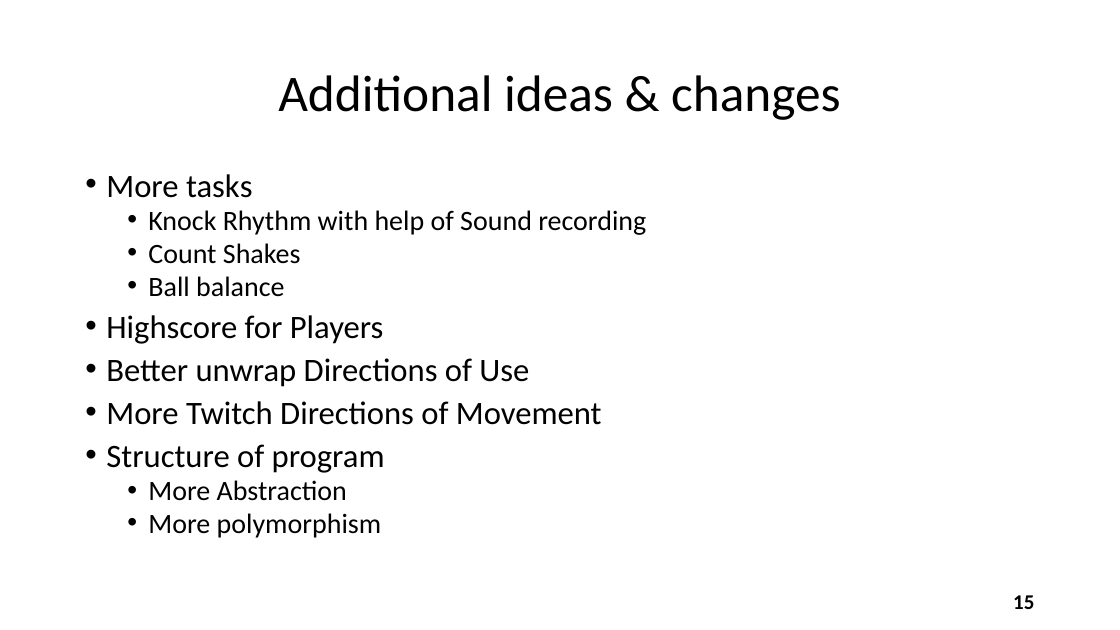
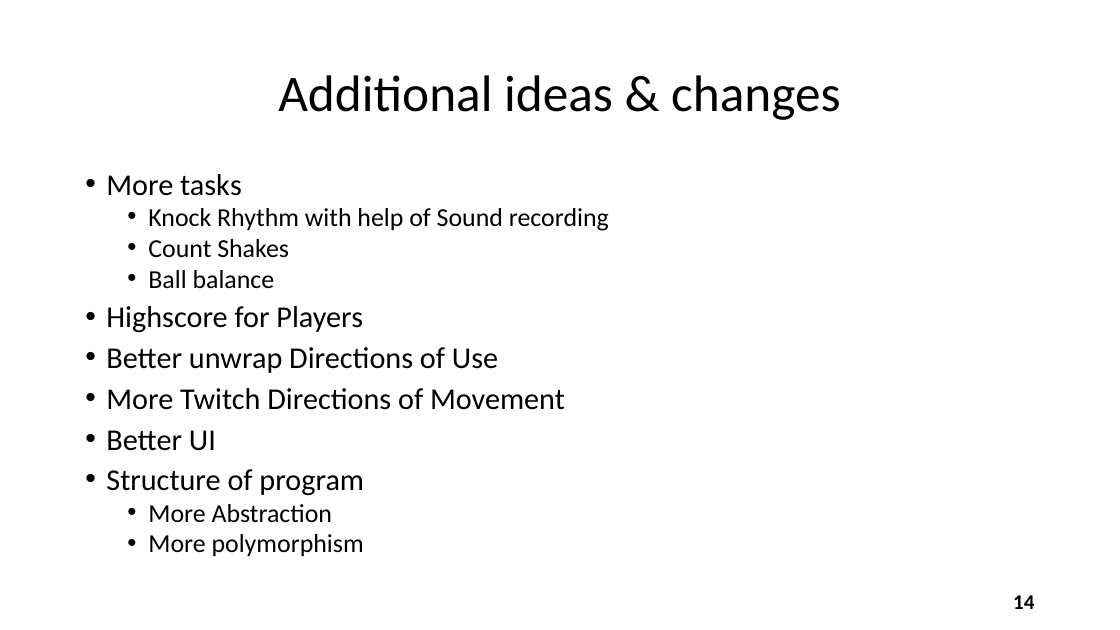
Before and after one commit to lukgav/ios-ar, a slide deck: slide 14 of projectPresentation/WatchOut Presentation.pptx (slide 15 before the commit). Drawn at 1120x630 pixels with LibreOffice and Linux fonts; fonts in the diff are those of the drawing. Boxes give left, top, right and bottom in pixels: in the first picture for what was removed or moved away, otherwise in the second. Text is boxed around its words. In the diff, an @@ line names an element or a change of style, - is before the commit and + after.

```diff
--- a/projectPresentation/WatchOut Presentation.pptx
+++ b/projectPresentation/WatchOut Presentation.pptx
@@ text at box(106, 174, 609, 557): size 28 to 25.9 pt in "More tasks", "Highscore for Players", "Better unwrap Directions of Use", "More Twitch Directions of Movement" and 1 more places; size 24 to 22.2 pt in "Knock Rhythm with help of Sound recording", "Count Shakes", "Ball balance", "More Abstraction" and 1 more places @@
@@ text at box(106, 430, 216, 451): paragraph added @@
+• Better UI
@@ page number at box(1013, 595, 1034, 609): text changed @@
-15
+14
```
Also in this commit, not shown: 3 other slides changed, 8 slides added.
